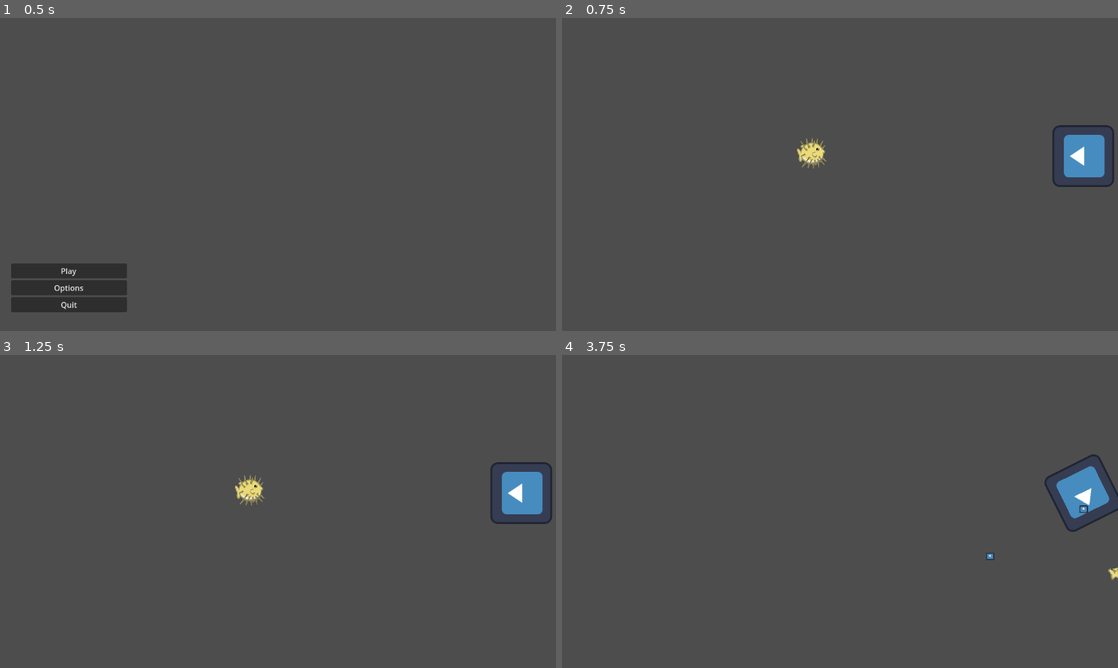
Above: before the commit, frames 1-4 (two rows, left to right).
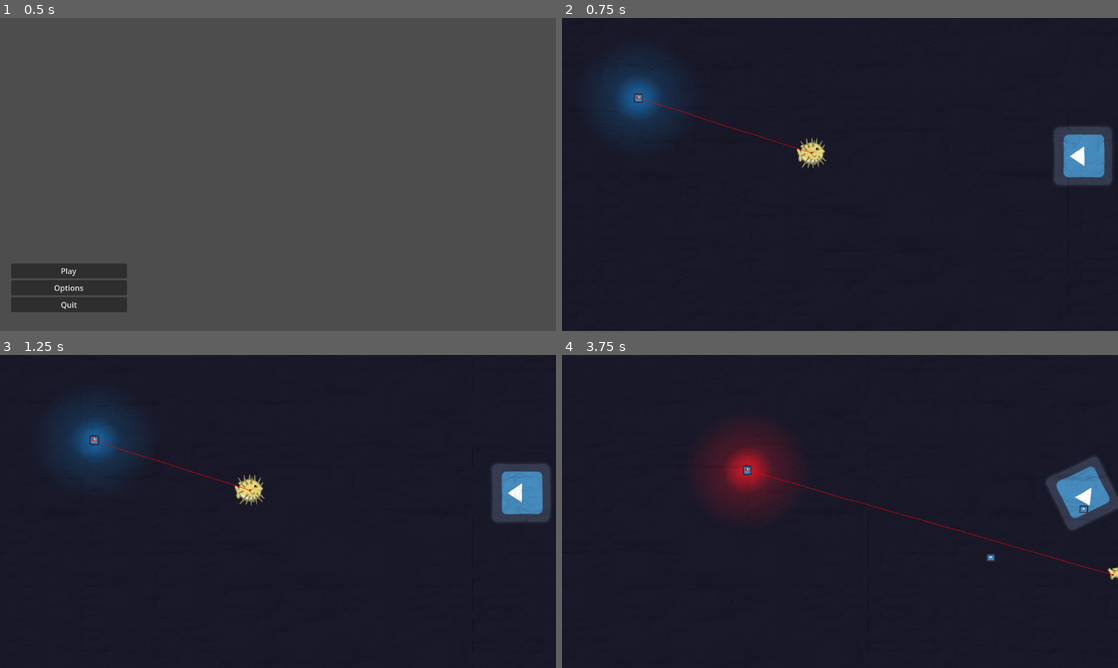
Above: after the commit, the same moments.

Repository: Chestrade/pixel-jam-2024
Game: Godot game, scene res://Scenes/main_menu.tscn
Two runs of this game, one before a commit and one after it. Both use one fixed random seed, a clock stepped at 60 frames per second and the inputs below. The engine's default icon, where the game draws it, is replaced by a stand-in: a white triangle on a blue panel in a dark square.
Inputs:
- Up to frame 1 (0.5 s): no input
- Up to frame 2 (0.75 s): click "Play" at 0.5 s
- Up to frame 3 (1.25 s): no input
- Up to frame 4 (3.75 s): hold Right (swim_right) 1.28-2.03 s; hold Shift (dash) 1.28-2.03 s; hold Down (swim_down) 2.03-2.78 s; tap Space (inflate) at 2.1 s; hold Right (swim_right) 2.78-3.53 s; hold J 2.78-3.53 s; hold W (swim_up) from 3.53 s (still down); tap Shift (dash) at 3.6 s

Frame 1 is identical in both runs. In frame 2, 98% of the frame differs, in the area x 0-100%, y 0-100%; in frame 3, 98%; in frame 4, 98%.

Commit message:
Setup main level basics

Diff:
--- a/Scenes/main_level.tscn
+++ b/Scenes/main_level.tscn
@@ -1,11 +1,14 @@
-[gd_scene load_steps=8 format=3 uid="uid://btn64wqy1oa7q"]
+[gd_scene load_steps=12 format=3 uid="uid://btn64wqy1oa7q"]
 
+[ext_resource type="PackedScene" uid="uid://dau8g3h2llrw0" path="res://Art/Shaders/water_wave_shader.tscn" id="1_c1jb1"]
 [ext_resource type="Shader" path="res://Scripts/Shaders/vignette.gdshader" id="1_cql6f"]
+[ext_resource type="PackedScene" uid="uid://dqxbtyo2ud4ab" path="res://Scenes/AudioManager.tscn" id="1_dc4yx"]
 [ext_resource type="PackedScene" uid="uid://c1qcpk5k1bscw" path="res://Scenes/UI/pause_menu.tscn" id="2_flmfg"]
 [ext_resource type="Script" path="res://Scripts/HealthVignette.gd" id="2_q77pe"]
 [ext_resource type="AudioStream" uid="uid://cbeuoy8p52glr" path="res://Audio/SFX/UnderWater_Amb.ogg" id="3_is4q5"]
 [ext_resource type="PackedScene" uid="uid://b6tb23xiiu2sq" path="res://Characters/wall_plant.tscn" id="3_socbm"]
 [ext_resource type="PackedScene" uid="uid://ck4tc0l1gf463" path="res://Characters/player_blowfish.tscn" id="4_cym5n"]
+[ext_resource type="PackedScene" uid="uid://cj1nptspt5q4w" path="res://Characters/angler_fish.tscn" id="8_gcq0m"]
 
 [sub_resource type="ShaderMaterial" id="ShaderMaterial_noael"]
 shader = ExtResource("1_cql6f")
@@ -13,9 +16,34 @@
 shader_parameter/vignette_opacity = 1.0
 shader_parameter/vignette_rgb = Color(0, 0, 0, 1)
 
+[sub_resource type="NavigationPolygon" id="NavigationPolygon_6y743"]
+vertices = PackedVector2Array(1142, 636, 8, 633, 7, 122, 8, 7, 1142, 7)
+polygons = Array[PackedInt32Array]([PackedInt32Array(0, 1, 2, 3, 4)])
+outlines = Array[PackedVector2Array]([PackedVector2Array(-3, 122, -1, 643, 1152, 647, 1153, -2, -1, -3)])
+source_geometry_group_name = &"navigation_polygon_source_group"
+
 [node name="Main Level" type="Node2D"]
 
+[node name="Angler Fish Light Screen" type="ColorRect" parent="."]
+offset_right = 1152.0
+offset_bottom = 648.0
+color = Color(0.0470588, 0.0470588, 0.12549, 0.8)
+
+[node name="Audio" type="Node" parent="."]
+
+[node name="Music Manager" parent="Audio" node_paths=PackedStringArray("player", "anglerFish") instance=ExtResource("1_dc4yx")]
+player = NodePath("../../Player")
+anglerFish = NodePath("../../Angler Fish")
+
+[node name="Level Amb" type="AudioStreamPlayer2D" parent="Audio"]
+stream = ExtResource("3_is4q5")
+autoplay = true
+attenuation = 1.41422
+
+[node name="Water Wave Shader" parent="." instance=ExtResource("1_c1jb1")]
+
 [node name="UI" type="CanvasLayer" parent="."]
+visible = false
 
 [node name="Vignette" type="ColorRect" parent="UI" node_paths=PackedStringArray("player")]
 material = SubResource("ShaderMaterial_noael")
@@ -29,16 +57,18 @@
 
 [node name="Pause Menu" parent="UI" instance=ExtResource("2_flmfg")]
 
-[node name="Audio" type="Node" parent="."]
+[node name="Angler Fish" parent="." node_paths=PackedStringArray("player") instance=ExtResource("8_gcq0m")]
+position = Vector2(145, 161)
+player = NodePath("../Player")
+health = 0.0
 
-[node name="Level Amb" type="AudioStreamPlayer2D" parent="Audio"]
-stream = ExtResource("3_is4q5")
-autoplay = true
-attenuation = 1.41422
+[node name="Player" parent="." instance=ExtResource("4_cym5n")]
+visibility_layer = 2
+position = Vector2(518, 280)
 
 [node name="Wall Plant" parent="." instance=ExtResource("3_socbm")]
 position = Vector2(1080, 286)
 rotation = -1.57745
 
-[node name="Player" parent="." instance=ExtResource("4_cym5n")]
-position = Vector2(518, 280)
+[node name="AnglerFish Nav Mesh" type="NavigationRegion2D" parent="."]
+navigation_polygon = SubResource("NavigationPolygon_6y743")
